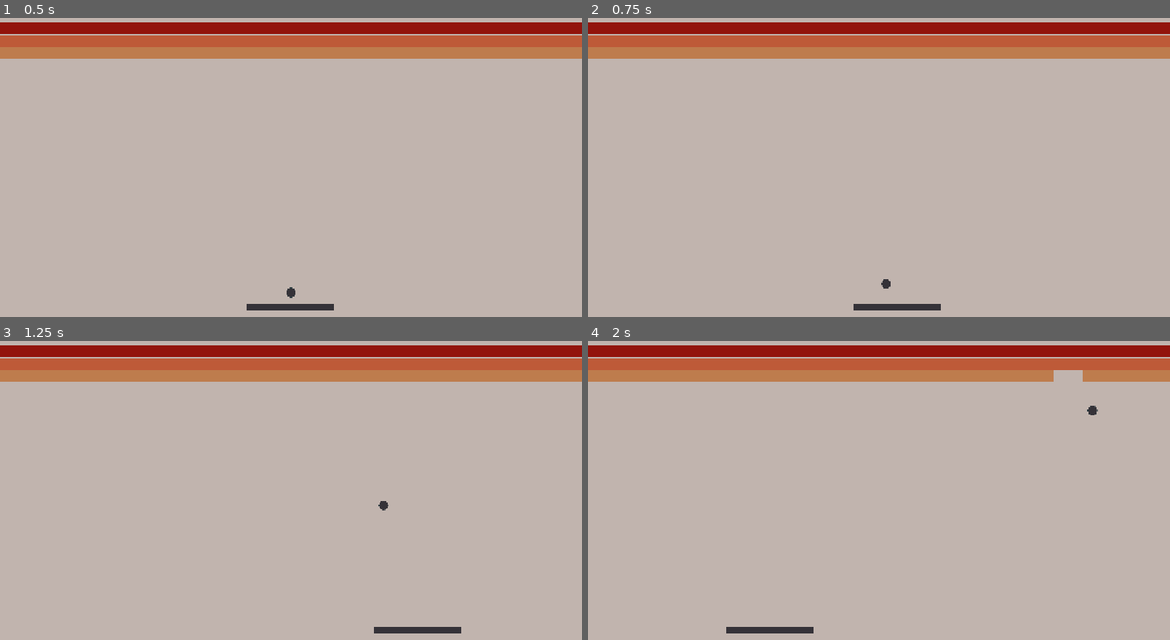
Above: before the commit, frames 1-4 (two rows, left to right).
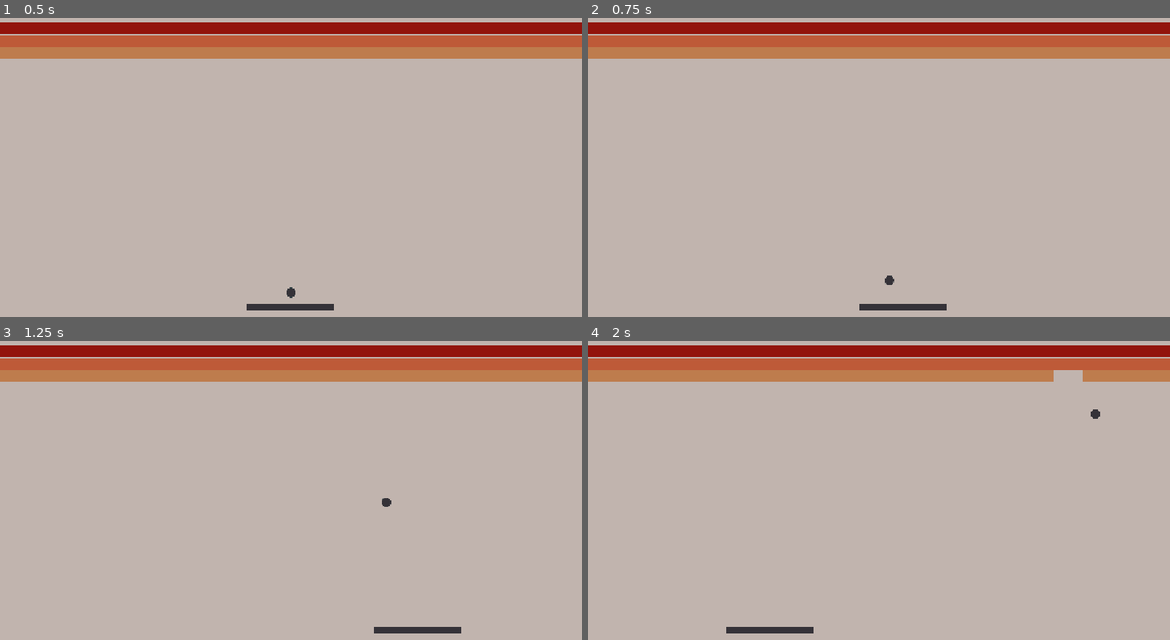
Above: after the commit, the same moments.

Repository: johnreybacal/the-20-games-challenge
Game: Godot game, scene res://02/breakout/scenes/game.tscn
The game is run twice, just before and just after one commit, with the same random seed, the same clock (stepped at 60 frames per second) and the same inputs. This scene is started directly instead of the project's main scene.
Inputs (mouse positions are in pixels of both pictures, inside the frame that each line leads up to):
- Up to frame 1 (0.5 s): no input
- Up to frame 2 (0.75 s): tap Enter at 0.5 s; move the mouse to (1007, 140) at 0.52 s; hold W (01_pong_p1_up) from 0.53 s (still down); tap Down (01_pong_p2_down) at 0.6 s; click (1007, 140) at 0.67 s
- Up to frame 3 (1.25 s): keep holding W (01_pong_p1_up); click (419, 463) at 0.77 s; click (419, 463) at 1.07 s
- Up to frame 4 (2 s): move the mouse to (762, 496) at 1.27 s; release W (01_pong_p1_up) at 1.28 s; hold S (01_pong_p1_down) from 1.28 s (still down); tap Up (01_pong_p2_up) at 1.35 s; click (762, 496) at 1.42 s; click (762, 496) at 1.52 s; click (762, 496) at 1.82 s

Frame 1 is identical in both runs. In frame 2, 0.1% of the frame differs, in the area x 45-62%, y 86-98%; in frame 3, less than 0.1%; in frame 4, less than 0.1%.

Commit message:
chore: 02 breakout > input mapping and handling

Diff:
--- a/02/breakout/scripts/game_manager.gd
+++ b/02/breakout/scripts/game_manager.gd
@@ -27,13 +27,12 @@
     spawn_ball()
     reset_timer.timeout.connect(on_reset_timer_timeout)
 
-func _process(_delta: float):
-    if can_play and not is_playing and Input.is_mouse_button_pressed(MouseButton.MOUSE_BUTTON_LEFT):
+func _input(event: InputEvent):
+    if can_play and not is_playing and event.is_action_pressed("02_breakout_click"):
         var direction = ball.position.direction_to(get_global_mouse_position())
         ball.play(direction)
         is_playing = true
         paddle.is_playing = true
-
 
 func spawn_ball():
     ball = ball_scene.instantiate() as Breakout.Ball
--- a/project.godot
+++ b/project.godot
@@ -79,3 +79,8 @@
 , Object(InputEventKey,"resource_local_to_scene":false,"resource_name":"","device":-1,"window_id":0,"alt_pressed":false …(182 unchanged characters)…
 ]
 }
+02_breakout_click={
+"deadzone": 0.2,
+"events": [Object(InputEventMouseButton,"resource_local_to_scene":false,"resource_name":"","device":-1,"window_id":0,"alt_pressed":false,"shift_pressed":false,"ctrl_pressed":false,"meta_pressed":false,"button_mask":1,"position":Vector2(112, 22),"global_position":Vector2(112, 51),"factor":1.0,"button_index":1,"canceled":false,"pressed":true,"double_click":false,"script":null)
+]
+}
Not shown, changed: 02/breakout/README.md
